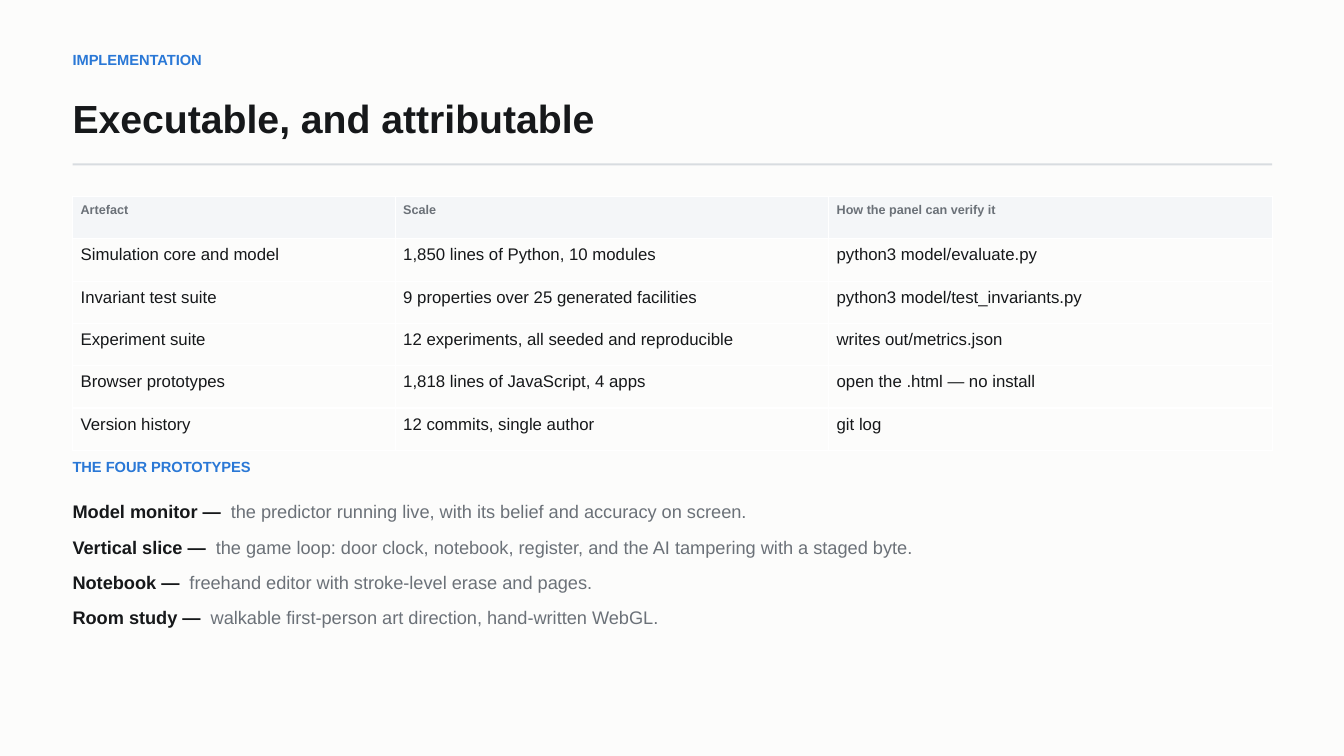
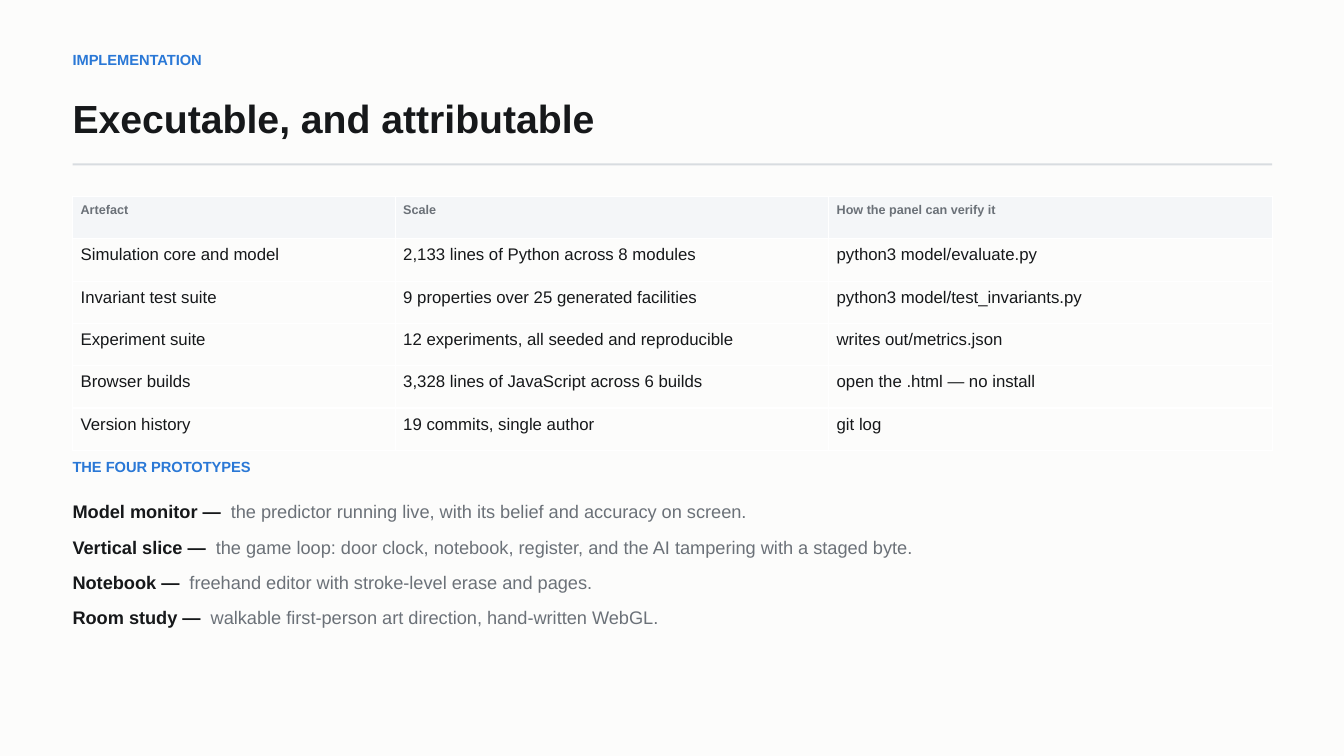
Before and after one commit to Sh1v4mKum4r/parity, a slide deck: slide 7 of docs/PARITY-review3-deck.pptx. Drawn at 1344x756 pixels with LibreOffice and Linux fonts; fonts in the diff are those of the drawing. Boxes give left, top, right and bottom in pixels: in the first picture for what was removed or moved away, otherwise in the second. Text is boxed around its words. In the diff, an @@ line names an element or a change of style, - is before the commit and + after.

```diff
--- a/docs/PARITY-review3-deck.pptx
+++ b/docs/PARITY-review3-deck.pptx
@@ table at (73,197,1272,451) @@
-row 2, column 2: 1,850 lines of Python, 10 modules
+row 2, column 2: 2,133 lines of Python across 8 modules
-row 5, column 1: Browser prototypes
+row 5, column 1: Browser builds
-row 5, column 2: 1,818 lines of JavaScript, 4 apps
+row 5, column 2: 3,328 lines of JavaScript across 6 builds
-row 6, column 2: 12 commits, single author
+row 6, column 2: 19 commits, single author
```
Also in this commit, not shown: 2 other slides changed, 3 other files.
